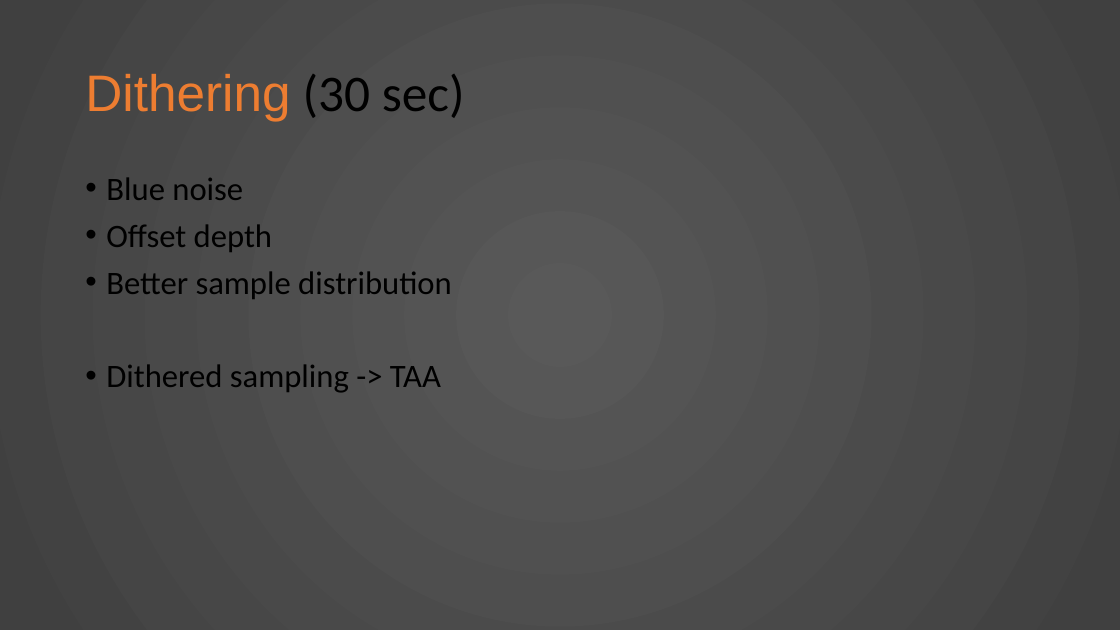
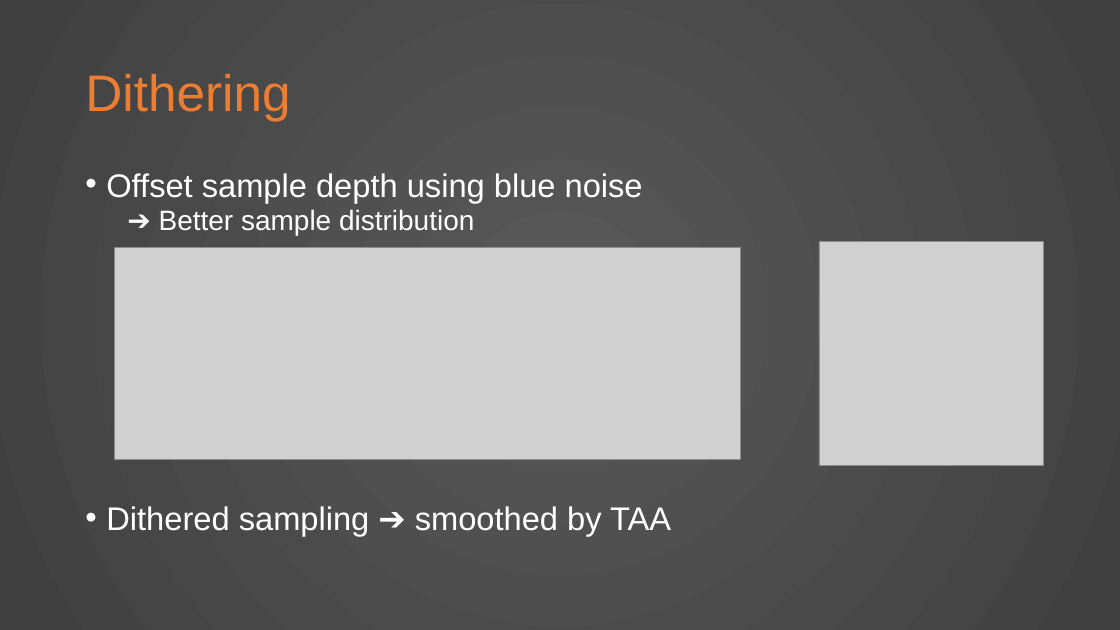
Before and after one commit to KnightTec/ShaderProject, a slide deck: slide 6 of Presentation.pptx. Drawn at 1120x630 pixels with LibreOffice and Linux fonts; fonts in the diff are those of the drawing; grey boxes stand for pictures. Boxes give left, top, right and bottom in pixels: in the first picture for what was removed or moved away, otherwise in the second. Text is boxed around its words. In the diff, an @@ line names an element or a change of style, - is before the commit and + after.

```diff
--- a/Presentation.pptx
+++ b/Presentation.pptx
@@ title at [85, 74, 290, 121]: text changed @@
-Dithering (30 sec)
+Dithering
@@ text at [106, 173, 671, 536]: text changed; font Calibri to Arial; text colour #000000 to #FFFFFF @@
-• Blue noise
-• Offset depth
-• Better sample distribution
-• Dithered sampling -> TAA
+• Offset sample depth using blue noise
+  ➔ Better sample distribution
+• Dithered sampling ➔ smoothed by TAA
@@ picture added at [114, 248, 740, 460] @@
@@ picture added at [819, 241, 1044, 465] @@
```
Also in this commit, not shown: 11 other slides changed, 1 slide added, 3 slides removed, 8 other files.
